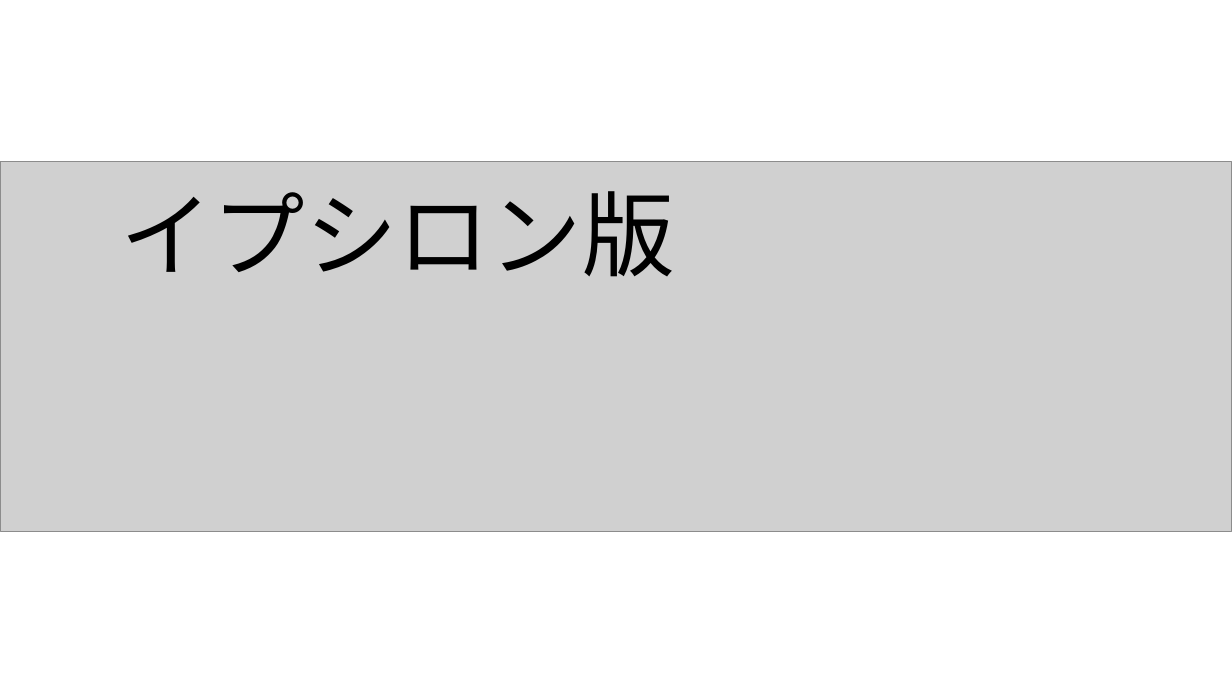
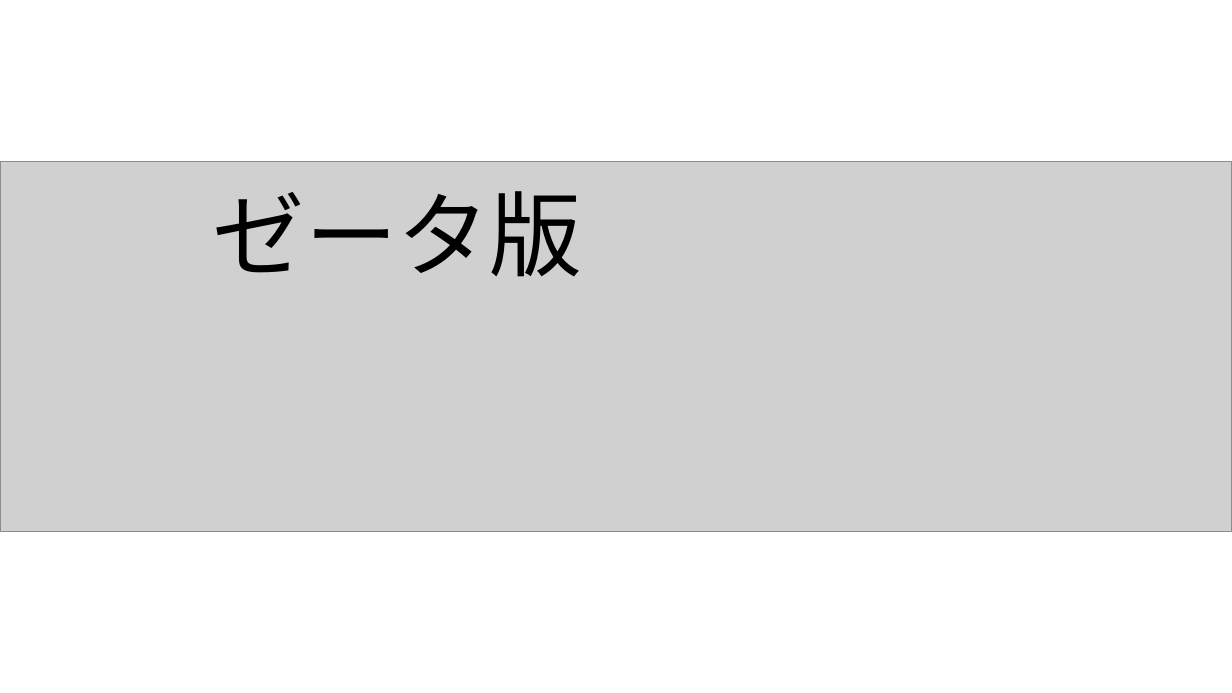
Before and after one commit to fai227/ball-game, a slide deck: slide 13 of _tmp/イメージ.pptx. Drawn at 1232x693 pixels with LibreOffice and Linux fonts; fonts in the diff are those of the drawing; grey boxes stand for pictures. Boxes give left, top, right and bottom in pixels: in the first picture for what was removed or moved away, otherwise in the second. Text is boxed around its words. In the diff, an @@ line names an element or a change of style, - is before the commit and + after.

Commit message:
ゼータ版

```diff
--- a/_tmp/イメージ.pptx
+++ b/_tmp/イメージ.pptx
@@ text at (x1=213, y1=191, x2=583, y2=277): text changed @@
-イプシロン版
+ゼータ版
```
Also in this commit, not shown: 7 other files.
